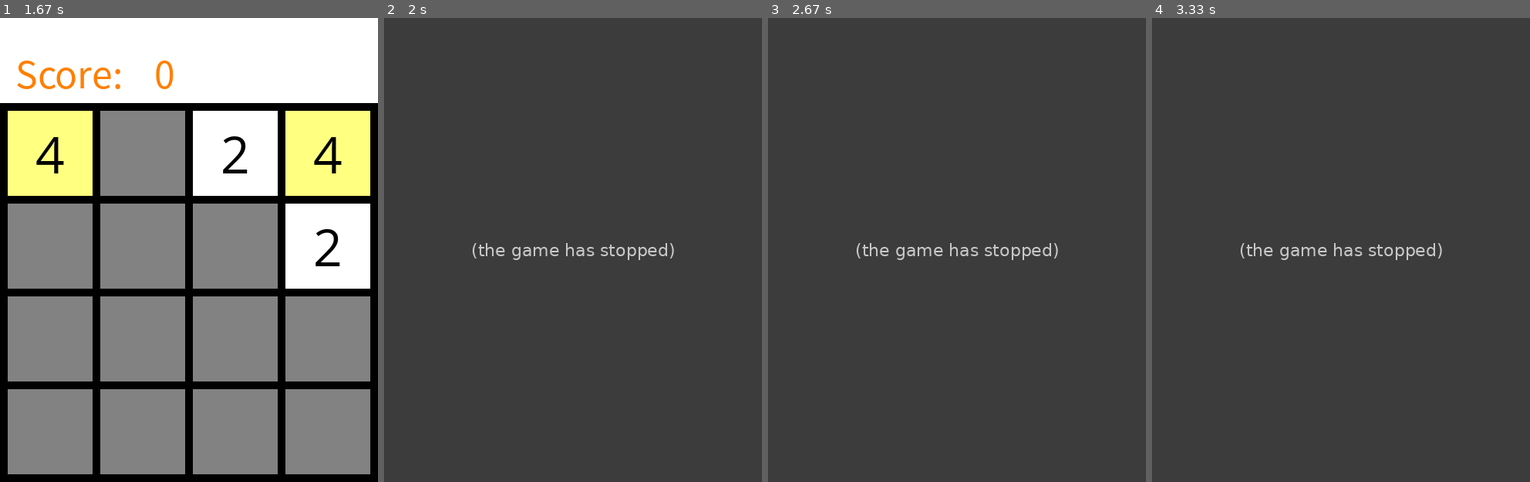
Above: before the commit, frames 1-4 (left to right).
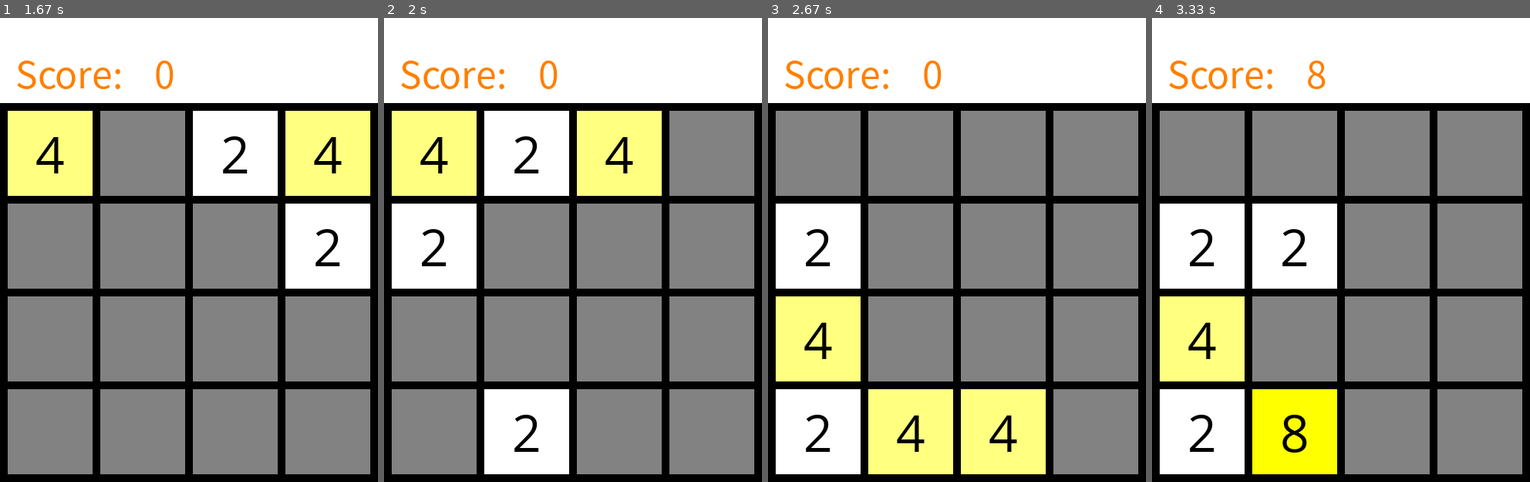
Above: after the commit, the same moments.

Repository: Roman-Blokhin/Python
Game: pygame game, started from my_code/game_2048/main.py
Same seed, same stepped clock (60 frames per second), same inputs: the game is played once before the commit and once after it.
Inputs:
- Up to frame 1 (1.67 s): hold Right 0.33-0.8 s; hold Up 0.83-1.13 s; hold Right from 1.17 s (still down)
- Up to frame 2 (2 s): release Right at 1.72 s; hold Left from 1.75 s (still down)
- Up to frame 3 (2.67 s): release Left at 2.42 s; hold Down from 2.45 s (still down)
- Up to frame 4 (3.33 s): release Down at 3.27 s; hold Left from 3.3 s (still down)

Frame 1 is identical in both runs. In frame 2, 100% of the frame differs, in the area x 0-100%, y 0-100%; in frame 3, 100%; in frame 4, 100%.
Error before the commit: TypeError: 'int' object is not subscriptable (logics.py line 30); the game stopped at 1.75 s (later frames are placeholders)

Commit message:
6. Pygame. 2048. Дорабатываем программу для суммирования очков влево

Diff:
--- a/my_code/game_2048/main.py
+++ b/my_code/game_2048/main.py
@@ -98,9 +98,10 @@
             pygame.quit()
             sys.exit(0)
         elif event.type == pygame.KEYDOWN:  # 12.2 обработка события - нажатие на любую клавишу
+            delta = 0  # 28.4 обнуляем наши очки
             # 19. подключаем функцию обработки события при нажатии кнопки влево на клавиатуре
             if event.key == pygame.K_LEFT:
-                mas = move_left(mas)
+                mas, delta = move_left(mas)  # 28.3 добавляем переменную дельта для корректности
             # 21. подключаем функцию обработки события при нажатии кнопки вправо на клавиатуре
             if event.key == pygame.K_RIGHT:
                 mas = move_right(mas)
@@ -110,6 +111,7 @@
             # 25. подключаем функцию обработки события при нажатии кнопки вниз на клавиатуре
             if event.key == pygame.K_DOWN:
                 mas = move_down(mas)
+            score += delta  # 28.5 суммируем очки
             # 12.3 переносим данные цикла в это условие
             # input()
             empty = get_empty_list(mas)  # 8.1 переменная, которая принимает список пустых ячеек
